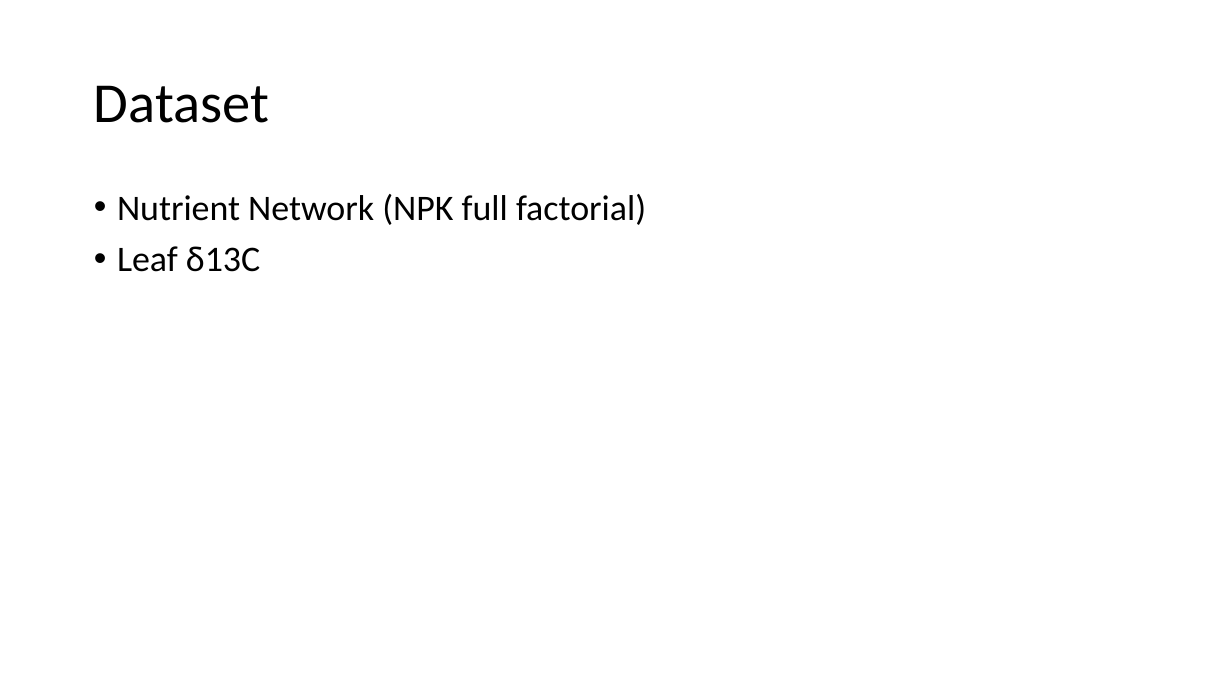
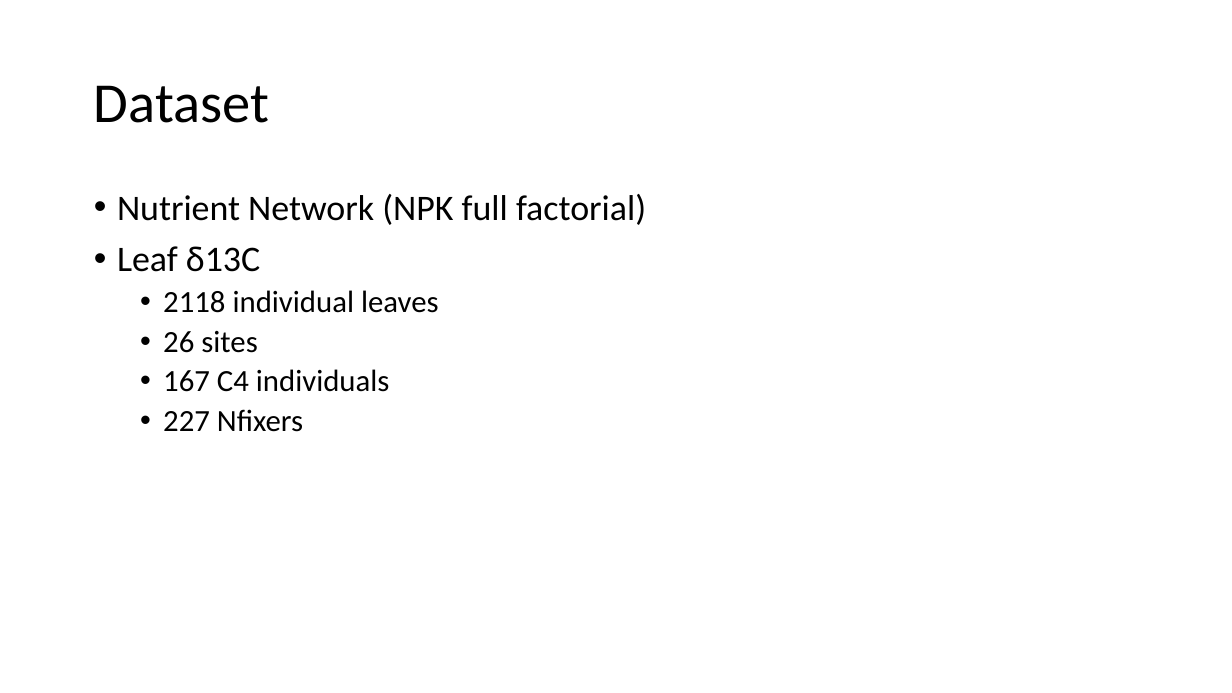
Before and after one commit to efwaring/NutNetPhys, a slide deck: slide 15 of presentations/lab_meeting_03.21.2022.pptx. Drawn at 1232x693 pixels with LibreOffice and Linux fonts; fonts in the diff are those of the drawing. Boxes give left, top, right and bottom in pixels: in the first picture for what was removed or moved away, otherwise in the second. Text is boxed around its words. In the diff, an @@ line names an element or a change of style, - is before the commit and + after.

```diff
--- a/presentations/lab_meeting_03.21.2022.pptx
+++ b/presentations/lab_meeting_03.21.2022.pptx
@@ text at bbox=[163, 290, 439, 432]: paragraphs added @@
+  • 2118 individual leaves
+  • 26 sites
+  • 167 C4 individuals
+  • 227 Nfixers
```
Also in this commit, not shown: 13 slides added, 1 other file.
